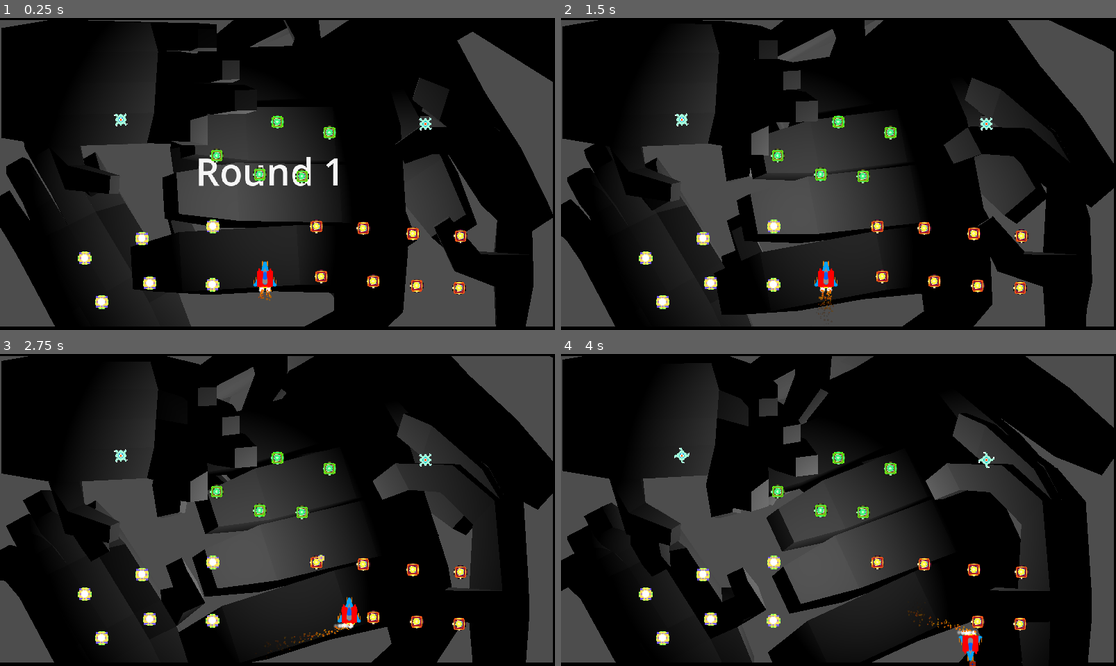
Above: before the commit, frames 1-4 (two rows, left to right).
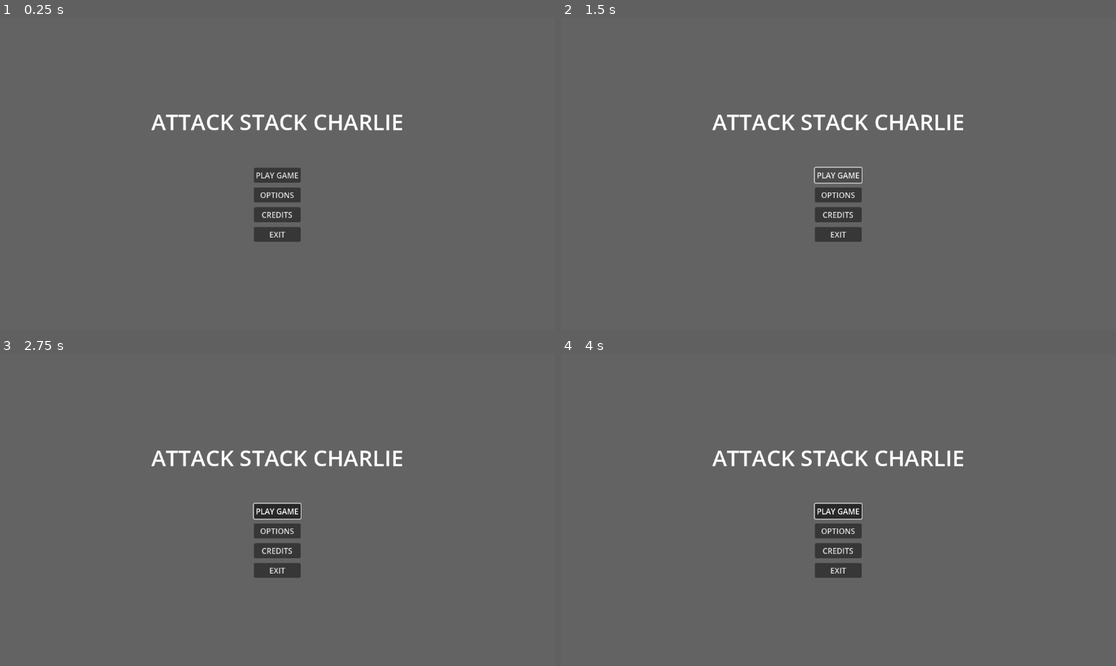
Above: after the commit, the same moments.

Repository: gamkedo-la/AttackStackCharlie
Game: Godot game, scene res://UI/MainMenu/main_menu.tscn
The game is run twice, just before and just after one commit, with the same random seed, the same clock (stepped at 60 frames per second) and the same inputs. Before the commit the project starts from res://Levels/MainPlay.tscn.
Inputs (mouse positions are in pixels of both pictures, inside the frame that each line leads up to):
- Up to frame 1 (0.25 s): no input
- Up to frame 2 (1.5 s): click (838, 174) at 0.5 s, where only the run after the commit has a clickable "PLAY GAME"; click (838, 174) at 1.25 s, where only the run after the commit has a clickable "PLAY GAME"
- Up to frame 3 (2.75 s): hold D (move right) from 2.03 s (still down); hold Space (shoot) from 2.03 s (still down)
- Up to frame 4 (4 s): release D (move right) at 2.78 s; release Space (shoot) at 2.78 s; hold S (move down) 2.78-3.53 s; tap Space (shoot) at 2.85 s; hold D (move right) from 3.53 s (still down); hold Space (shoot) from 3.53 s (still down)

The runs differ from the first frame. In frame 1, 80% of the frame differs, in the area x 0-100%, y 0-100%; in frame 2, 80%; in frame 3, 81%; in frame 4, 81%.

Commit message:
Switched Main Menu to main scene.

Diff:
--- a/project.godot
+++ b/project.godot
@@ -11,13 +11,14 @@
 [application]
 
 config/name="Attack Stack Charlie"
-run/main_scene="res://Levels/MainPlay.tscn"
+run/main_scene="res://UI/MainMenu/main_menu.tscn"
 config/features=PackedStringArray("4.2", "GL Compatibility")
 config/icon="res://icon.svg"
 
 [autoload]
 
 PlayerVars="*res://Globals/player_vars.gd"
+SceneManager="*res://Globals/SceneManager.tscn"
 
 [filesystem]
 
